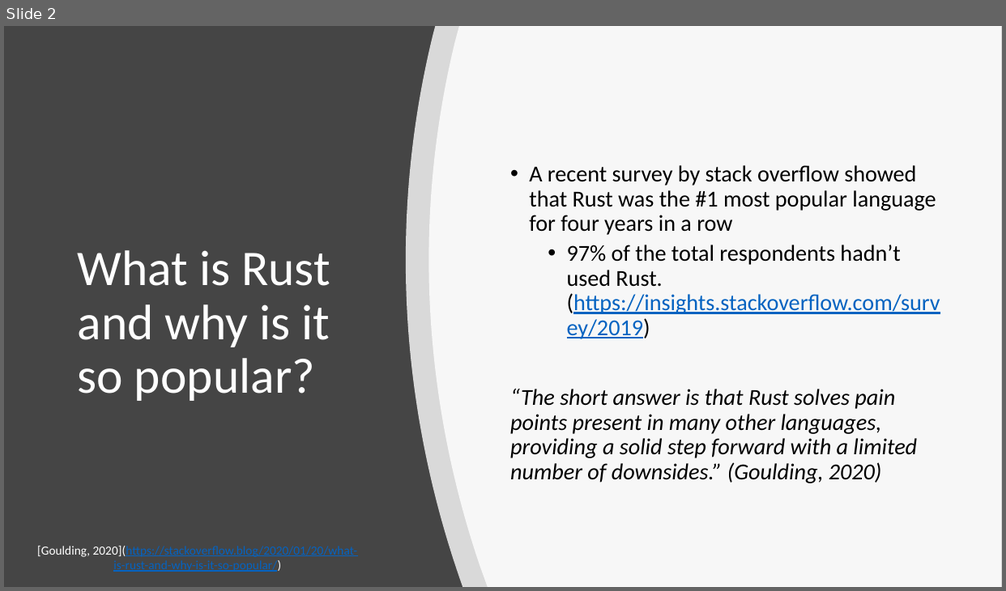
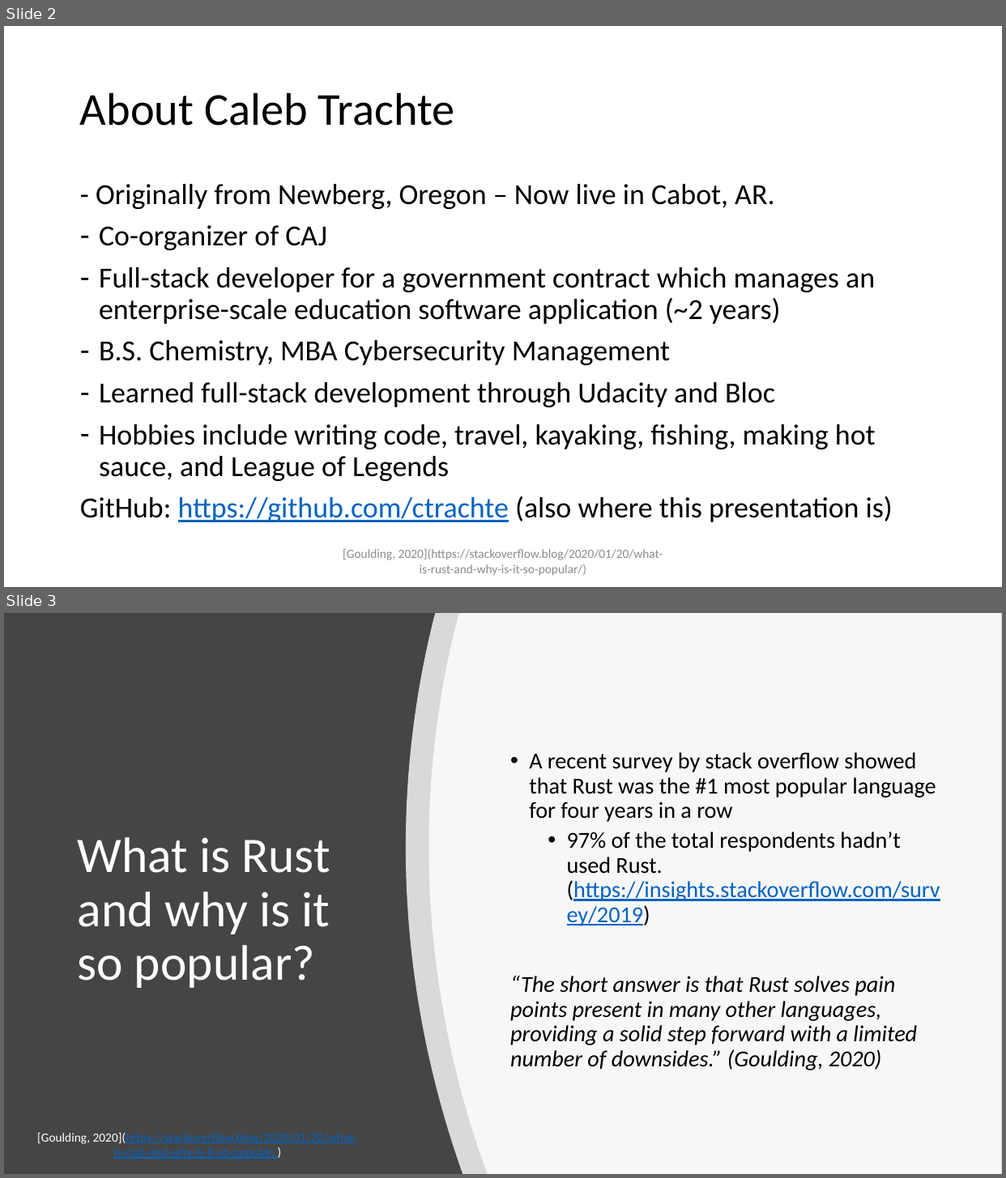
Before and after one commit to ctrachte/Rust-Tutorials, a slide deck: RustIntro.pptx. Shown one above the other, each under a label of ours: slide 2 before the commit, slides 2 and 3 after it. The pictures are 1006x591 and 1006x1178 pixels, drawn with LibreOffice and Linux fonts; fonts in the diff are those of the drawing. Boxes give left, top, right and bottom in pixels: in the first picture for what was removed or moved away, otherwise in the second. Text is boxed around its words. In the diff, an @@ line names an element or a change of style, - is before the commit and + after.

Commit message:
add logo and about, update ppt

```diff
--- a/RustIntro.pptx
+++ b/RustIntro.pptx
@@ slide 2 added at box(4, 26, 1002, 587), background #FFFFFF @@
@@ title added at box(80, 92, 455, 126), 44 pt, text #000000 @@
+About Caleb Trachte
@@ text added at box(80, 184, 893, 523), 28 pt, text #000000 @@
+- Originally from Newberg, Oregon – Now live in Cabot, AR.
+– Co-organizer of CAJ
+– Full-stack developer for a government contract which manages an enterprise-scale education software application (~2 years)
+– B.S. Chemistry, MBA Cybersecurity Management
+– Learned full-stack development through Udacity and Bloc
+– Hobbies include writing code, travel, kayaking, fishing, making hot sauce, and League of Legends
+GitHub: https://github.com/ctrachte (also where this presentation is)
@@ text added at box(343, 549, 663, 576), 12 pt, text #8C8C8C @@
+[Goulding, 2020](https://stackoverflow.blog/2020/01/20/what-is-rust-and-why-is-it-so-popular/)
@@ what was slide 2 is now slide 3 @@
```
Also in this commit, not shown: 1 slide changed, 1 other file.
